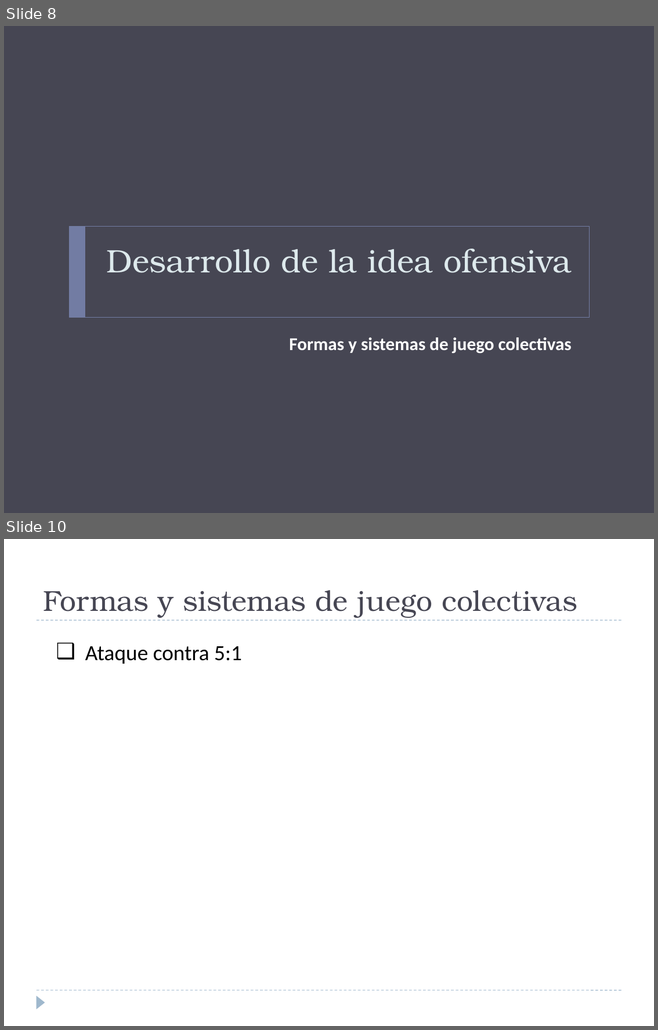
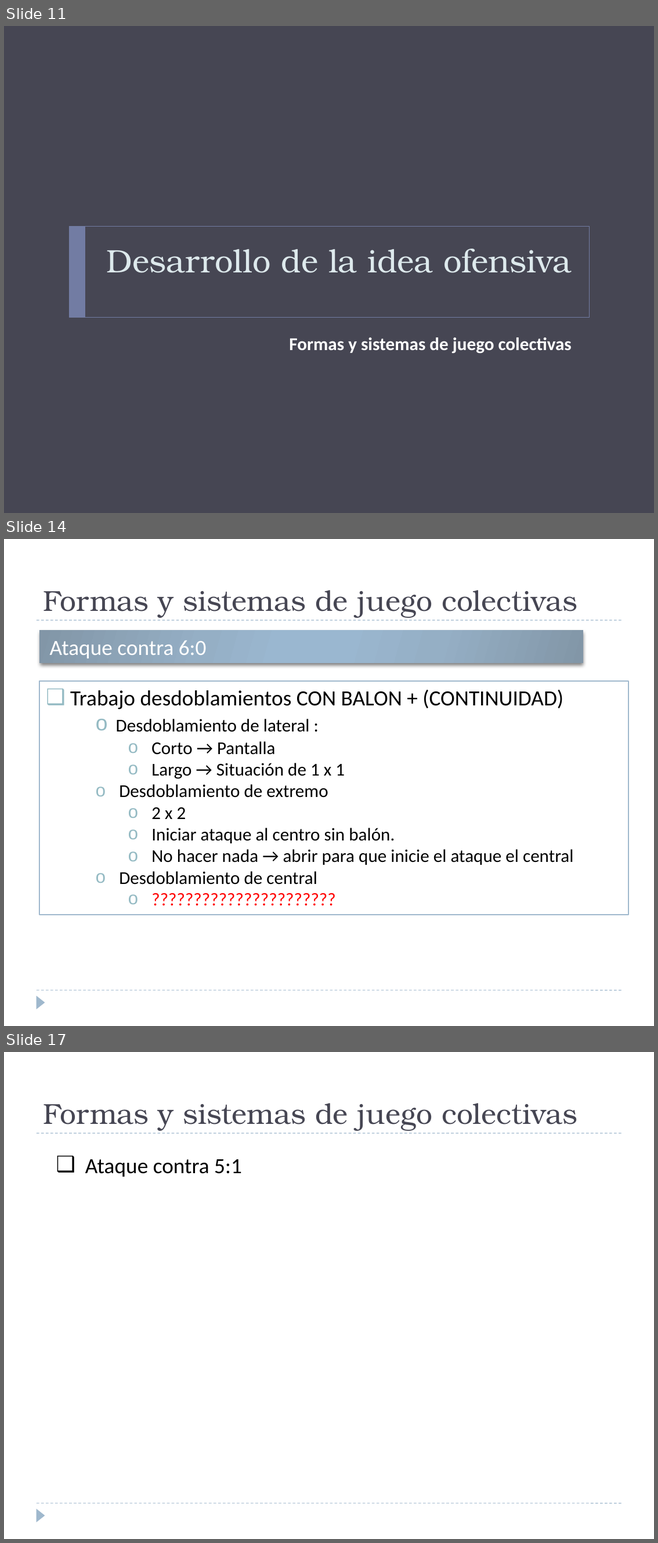
Before and after one commit to jahama/lbh_planificacion_temp_2011-12, a slide deck: ataque/modelo-juego-ofensivo.pptx. Shown one above the other, each under a label of ours: slides 8 and 10 before the commit, slides 11, 14 and 17 after it; the slides between them are not shown. The pictures are 658x1030 and 658x1543 pixels, drawn with LibreOffice and Linux fonts; fonts in the diff are those of the drawing. Boxes give left, top, right and bottom in pixels: in the first picture for what was removed or moved away, otherwise in the second. Text is boxed around its words. In the diff, an @@ line names an element or a change of style, - is before the commit and + after.

Commit message:
creo el documento para el modelo de juego ofensivo

```diff
--- a/ataque/modelo-juego-ofensivo.pptx
+++ b/ataque/modelo-juego-ofensivo.pptx
@@ slide 14 added at <box>4,539,654,1026</box>, background #FFFFFF; not listed: 3 template elements that a slide beside it also shows @@
@@ title added at <box>43,590,577,618</box>, 32 pt, text #464653 @@
+Formas y sistemas de juego colectivas
@@ rectangle added at <box>40,631,583,663</box>, fill gradient #8297A8 to #96B0C6 to #9BB8D1, 24 pt, text #FFFFFF @@
+Ataque contra 6:0
@@ rectangle added at <box>40,681,628,915</box>, fill #FFFFFF, outline #9FB8CD 1.5 pt, 20 pt, text #000000 @@
+❑ Trabajo desdoblamientos CON BALON + (CONTINUIDAD)
+    o Desdoblamiento de lateral :
+      o Corto → Pantalla
+      o Largo → Situación de 1 x 1
+    o Desdoblamiento de extremo
+      o 2 x 2
+      o Iniciar ataque al centro sin balón.
+      o No hacer nada → abrir para que inicie el ataque el central
+    o Desdoblamiento de central
+      o ??????????????????????
@@ what was slide 8 is now slide 11 @@
@@ what was slide 10 is now slide 17 @@
```
Also in this commit, not shown: 6 slides changed, 7 other slides added.
